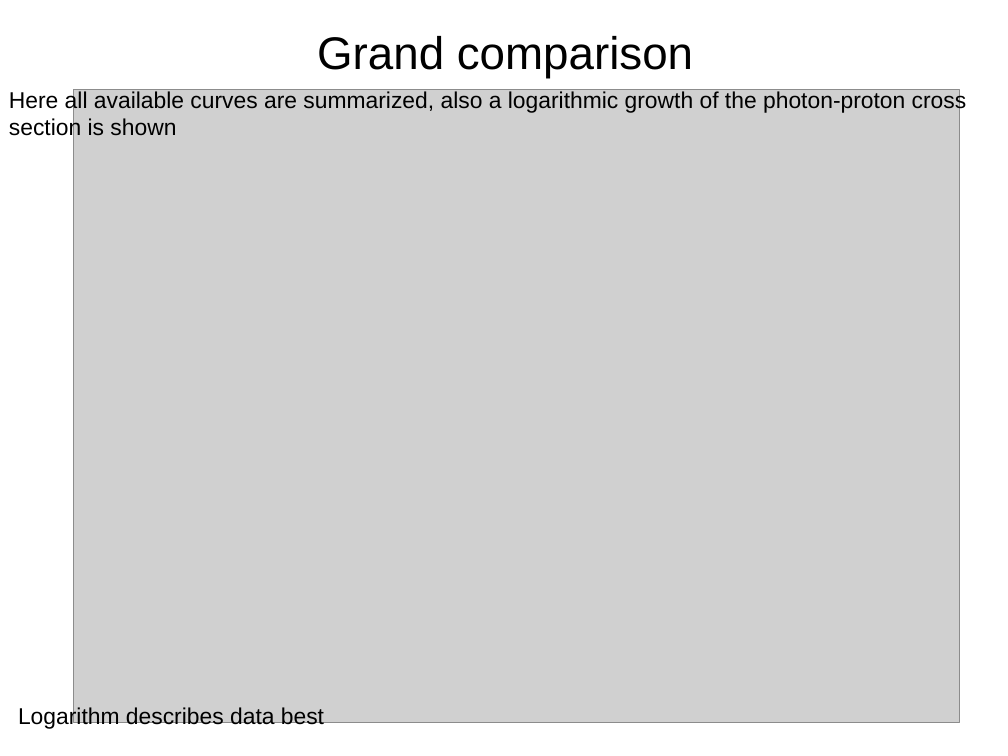
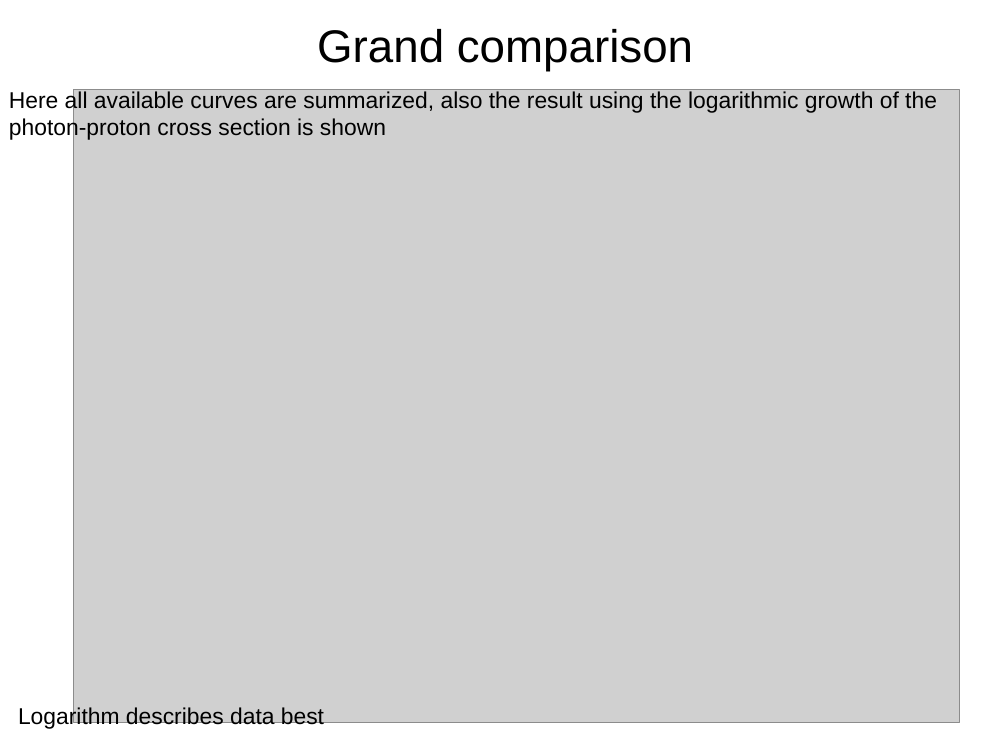
Before and after one commit to libov/diffraction, a slide deck: slide 3 of slides/01_18May2014/01_18May2014.odp. Drawn at 1008x756 pixels with LibreOffice and Linux fonts; fonts in the diff are those of the drawing; grey boxes stand for pictures. Boxes give left, top, right and bottom in pixels: in the first picture for what was removed or moved away, otherwise in the second. Text is boxed around its words. In the diff, an @@ line names an element or a change of style, - is before the commit and + after.

Commit message:
updated the slides

```diff
--- a/slides/01_18May2014/01_18May2014.odp
+++ b/slides/01_18May2014/01_18May2014.odp
@@ title "Grand comparison": place and size @@
-title "Grand comparison" at (317,36,693,79)
+title "Grand comparison" at (317,29,693,71)
@@ text at (9,89,937,141): text changed @@
-Here all available curves are summarized, also a logarithmic growth of the photon-proton cross section is shown
+Here all available curves are summarized, also the result using the logarithmic growth of the photon-proton cross section is shown
```
Also in this commit, not shown: 1 other slide changed, 2 slides added, 1 other file.
